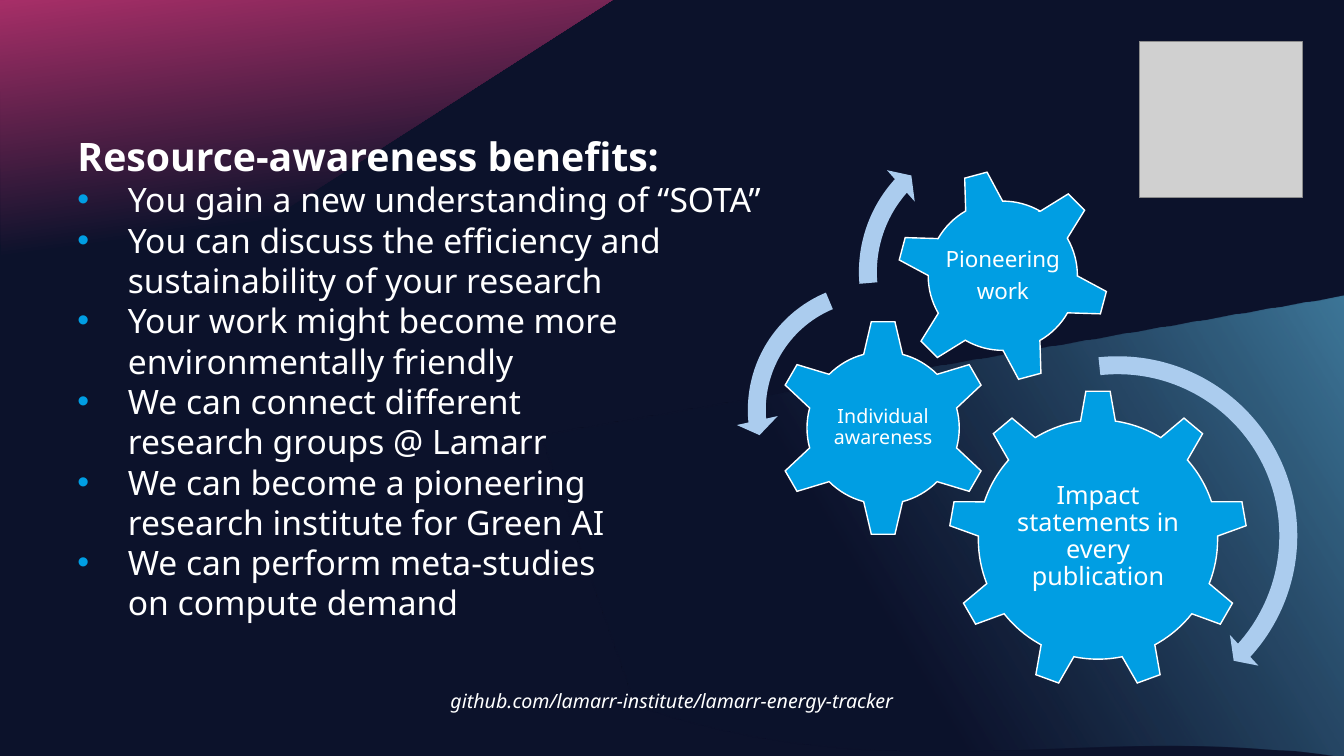
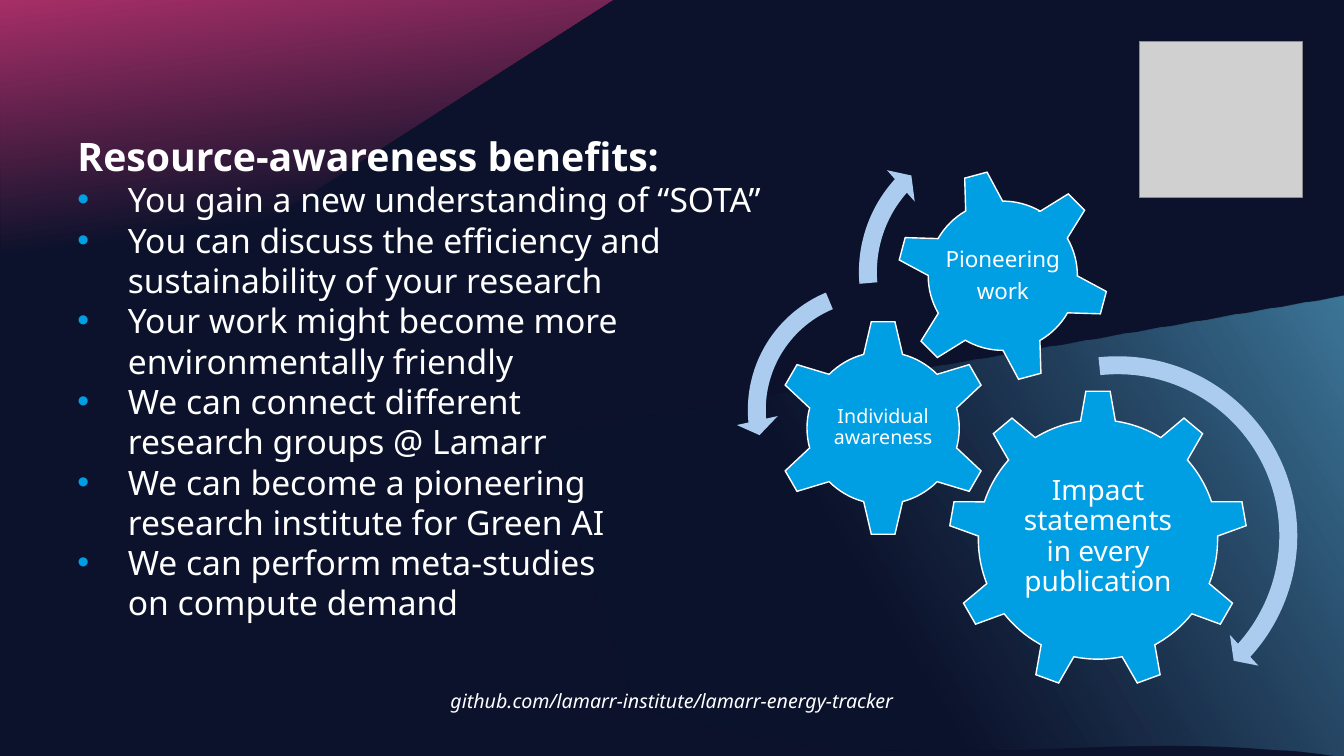
Before and after one commit to lamarr-institute/lamarr-energy-tracker, a slide deck: slide 7 of slides.pptx. Drawn at 1344x756 pixels with LibreOffice and Linux fonts; fonts in the diff are those of the drawing; grey boxes stand for pictures. Boxes give left, top, right and bottom in pixels: in the first picture for what was removed or moved away, otherwise in the second. Text is boxed around its words. In the diff, an @@ line names an element or a change of style, - is before the commit and + after.

```diff
--- a/slides.pptx
+++ b/slides.pptx
@@ text "Impact statements in every publication" at [1024,480,1172,598]: size 18 to 20 pt @@
```
Also in this commit, not shown: 3 other files.
